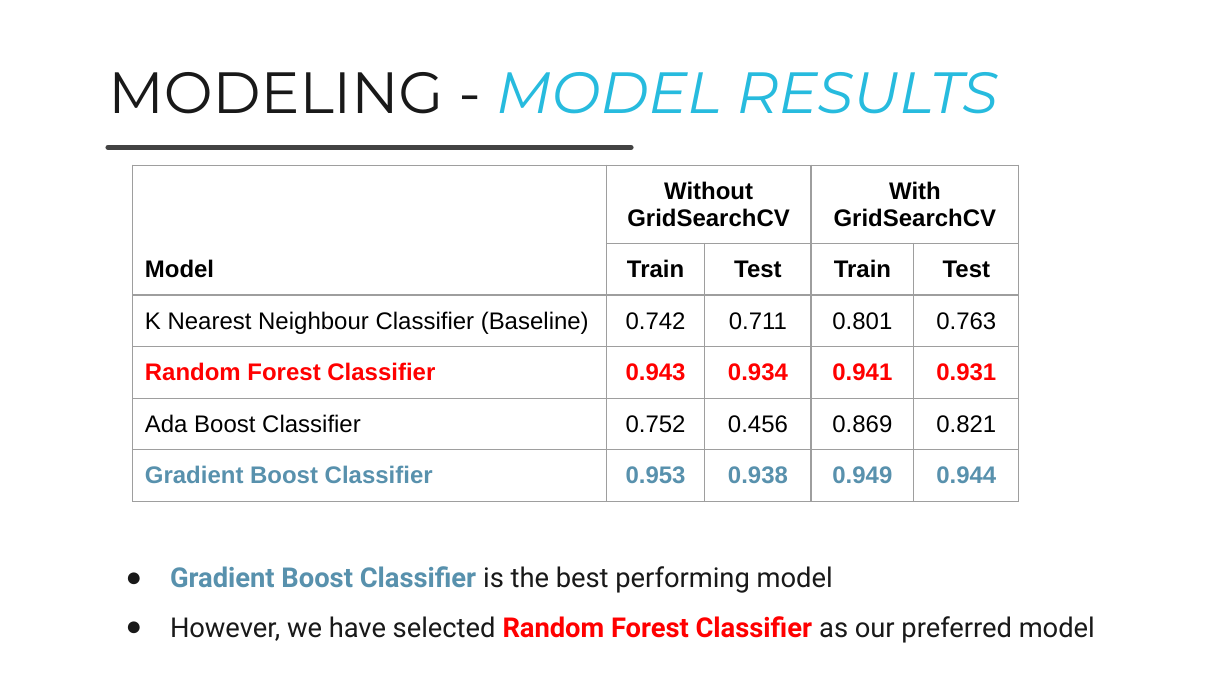
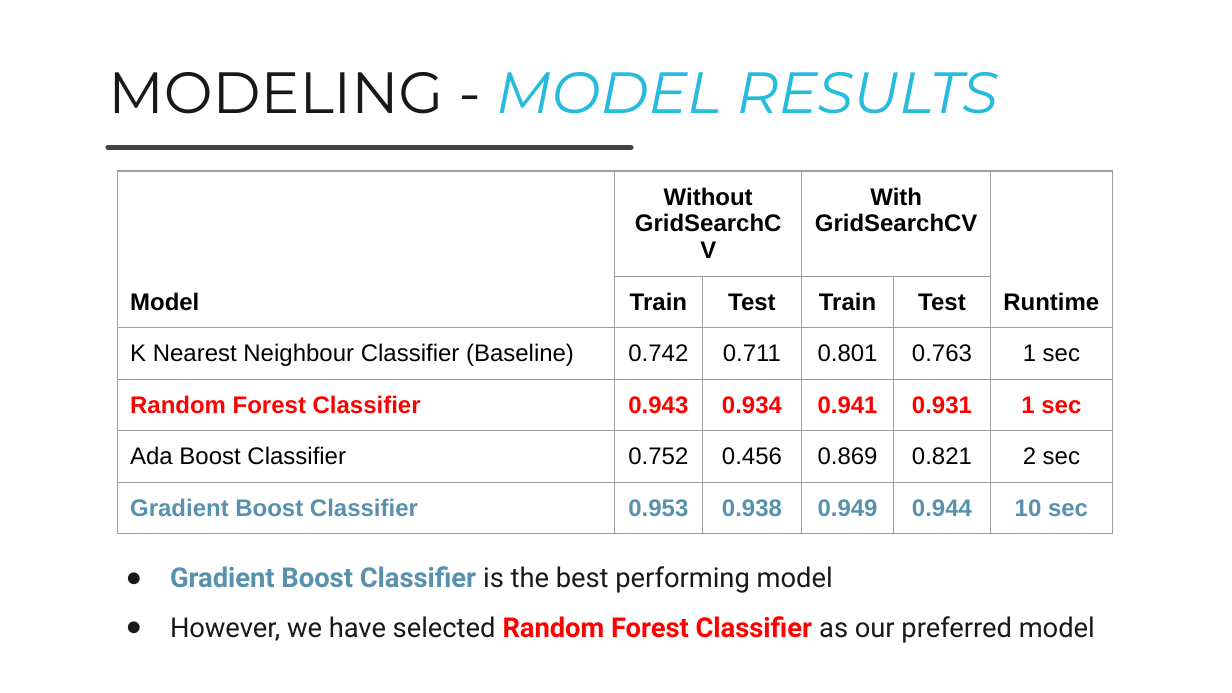
Before and after one commit to JunweiYe91/GA-Projects, a slide deck: slide 29 of GA Capstone Project/Capstone Project Presentation.pptx. Drawn at 1232x693 pixels with LibreOffice and Linux fonts; fonts in the diff are those of the drawing; background and template pictures are left out. Boxes give left, top, right and bottom in pixels: in the first picture for what was removed or moved away, otherwise in the second. Text is boxed around its words. In the diff, an @@ line names an element or a change of style, - is before the commit and + after.

```diff
--- a/GA Capstone Project/Capstone Project Presentation.pptx
+++ b/GA Capstone Project/Capstone Project Presentation.pptx
@@ table at [118, 171, 1112, 521] @@
+column 6: Runtime |  | 1 sec | 1 sec | 2 sec | 10 sec
@@ table: place and size @@
-table at [133, 165, 1020, 514]
+table at [118, 171, 1112, 521]
```
Also in this commit, not shown: 3 other slides changed, 1 other file.
